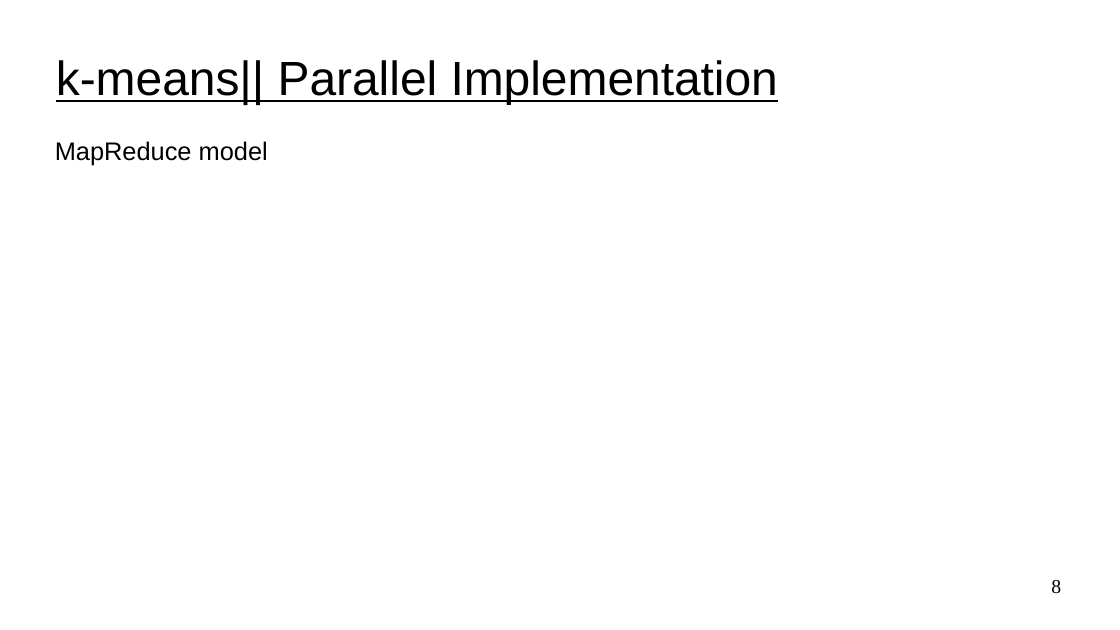
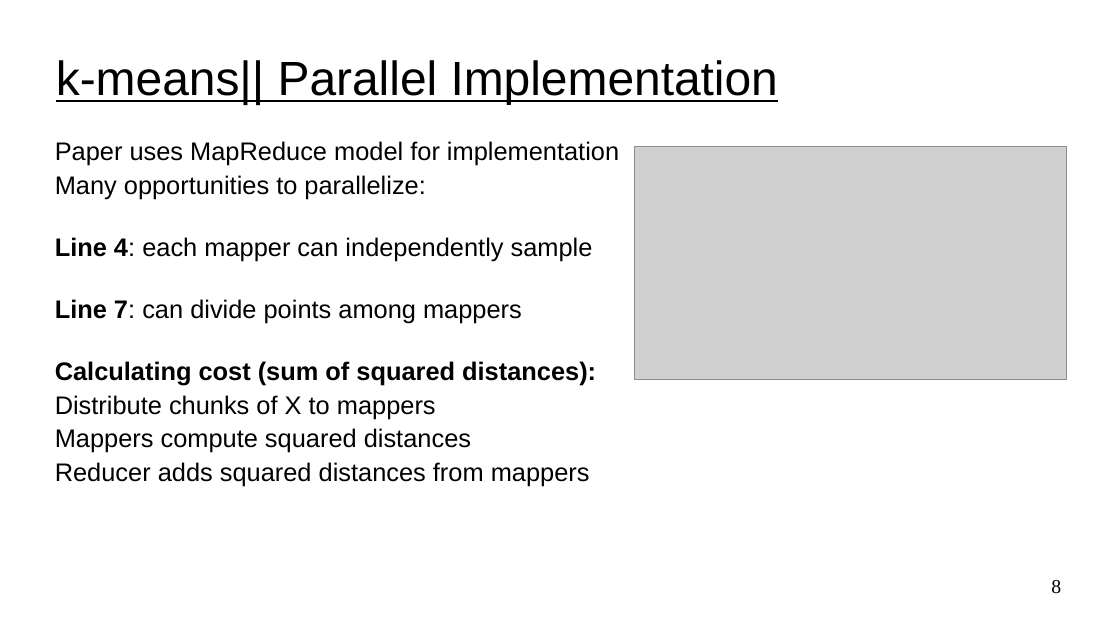
Before and after one commit to UVADS/distributed_computing, a slide deck: slide 8 of 05_clustering_and_dim_reduction/content_clustering/k_means_extensions.ppt. Drawn at 1120x630 pixels with LibreOffice and Linux fonts; fonts in the diff are those of the drawing; grey boxes stand for pictures. Boxes give left, top, right and bottom in pixels: in the first picture for what was removed or moved away, otherwise in the second. Text is boxed around its words. In the diff, an @@ line names an element or a change of style, - is before the commit and + after.

Commit message:
added to kmeans||

```diff
--- a/05_clustering_and_dim_reduction/content_clustering/k_means_extensions.ppt
+++ b/05_clustering_and_dim_reduction/content_clustering/k_means_extensions.ppt
@@ text at [55, 141, 619, 486]: text changed @@
-MapReduce model
+Paper uses MapReduce model for implementation
+Many opportunities to parallelize:
+Line 4: each mapper can independently sample
+Line 7: can divide points among mappers
+Calculating cost (sum of squared distances):
+Distribute chunks of X to mappers
+Mappers compute squared distances
+Reducer adds squared distances from mappers
@@ picture added at [635, 147, 1067, 380] @@
```
